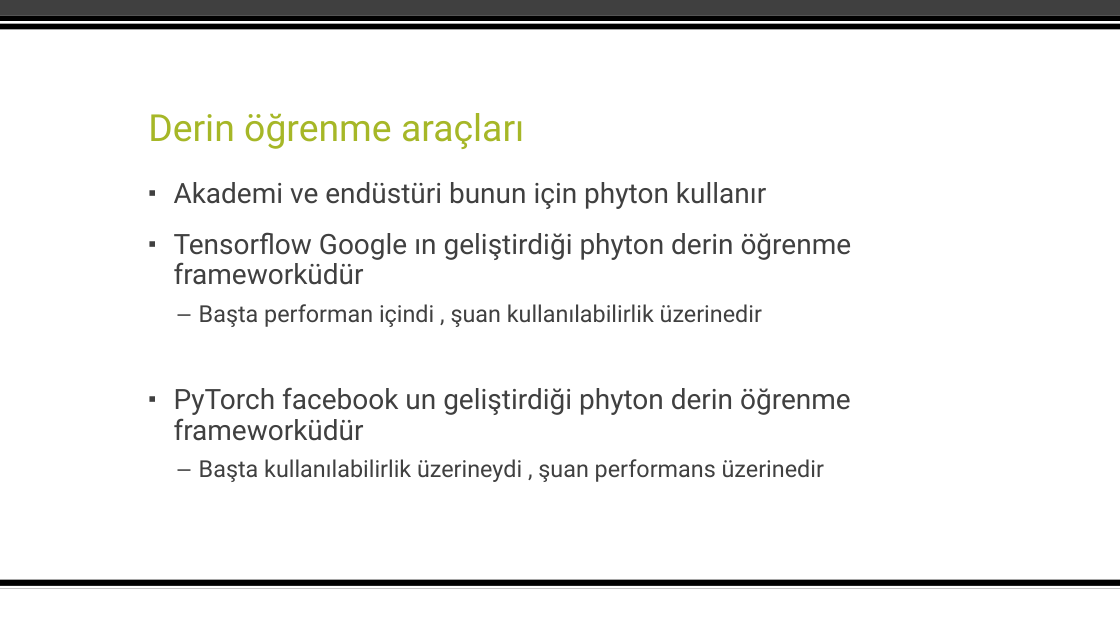
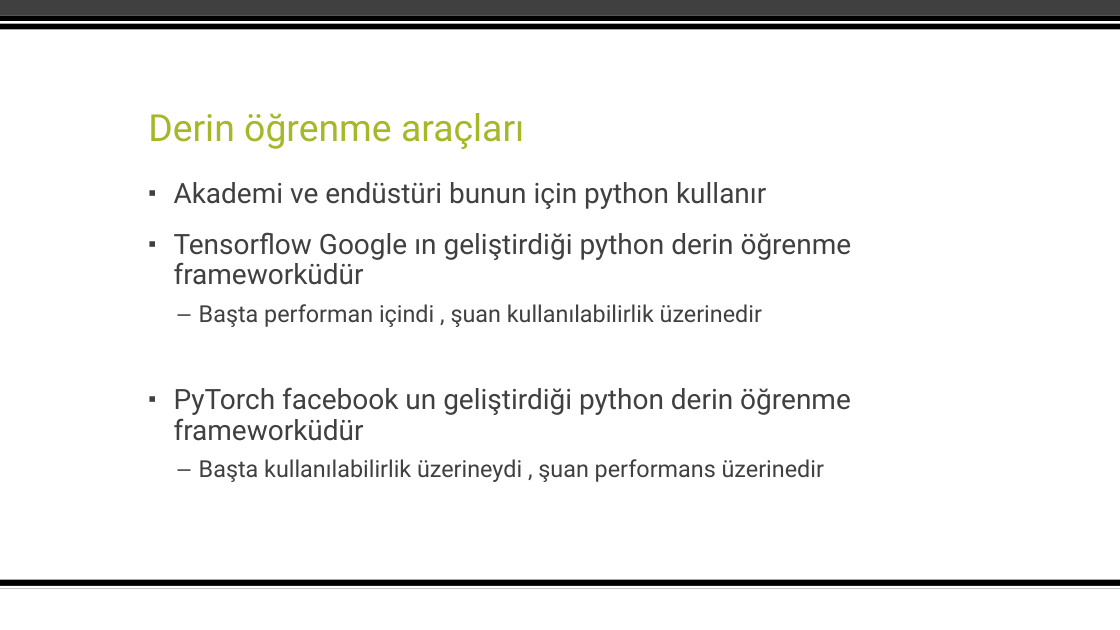
Before and after one commit to bahadirbklg/intro, a slide deck: slide 29 of 1 - introduction/DLMR _1_TURKİSH.pptx. Drawn at 1120x630 pixels with LibreOffice and Linux fonts; fonts in the diff are those of the drawing; background and template pictures are left out. Boxes give left, top, right and bottom in pixels: in the first picture for what was removed or moved away, otherwise in the second. Text is boxed around its words. In the diff, an @@ line names an element or a change of style, - is before the commit and + after.

```diff
--- a/1 - introduction/DLMR _1_TURKİSH.pptx
+++ b/1 - introduction/DLMR _1_TURKİSH.pptx
@@ text at (174, 182, 852, 285): text changed @@
-▪ Akademi ve endüstüri bunun için phyton kullanır
-▪ Tensorflow Google ın geliştirdiği phyton derin öğrenme frameworküdür
+▪ Akademi ve endüstüri bunun için python kullanır
+▪ Tensorflow Google ın geliştirdiği python derin öğrenme frameworküdür
@@ text at (174, 387, 851, 441): text changed @@
-▪ PyTorch facebook un geliştirdiği phyton derin öğrenme frameworküdür
+▪ PyTorch facebook un geliştirdiği python derin öğrenme frameworküdür
```
Also in this commit, not shown: 4 other slides changed.
